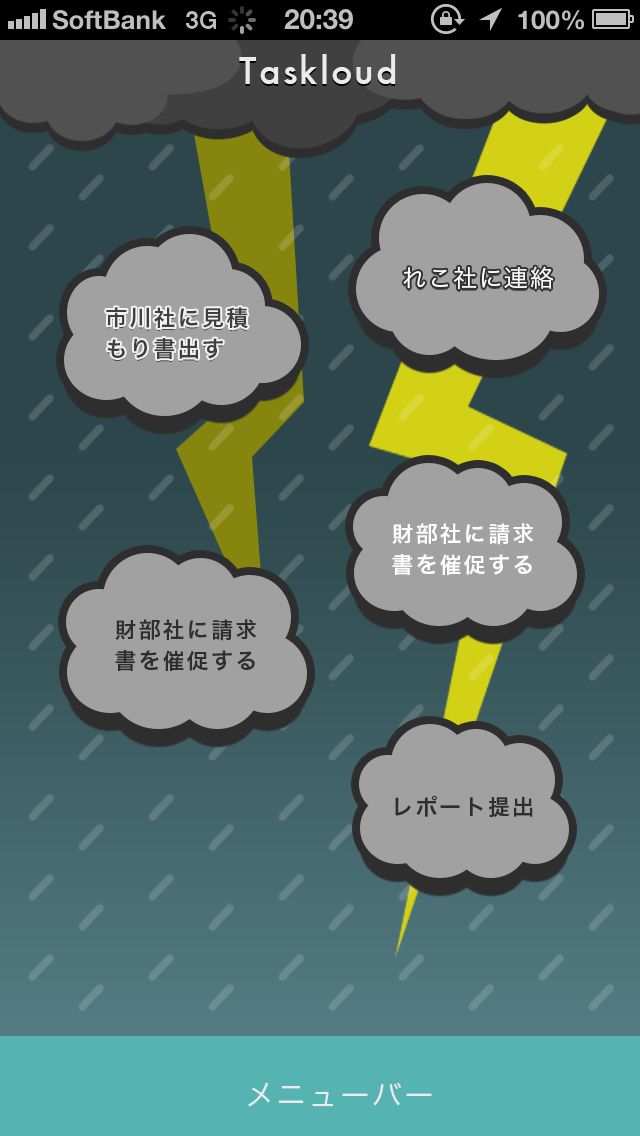
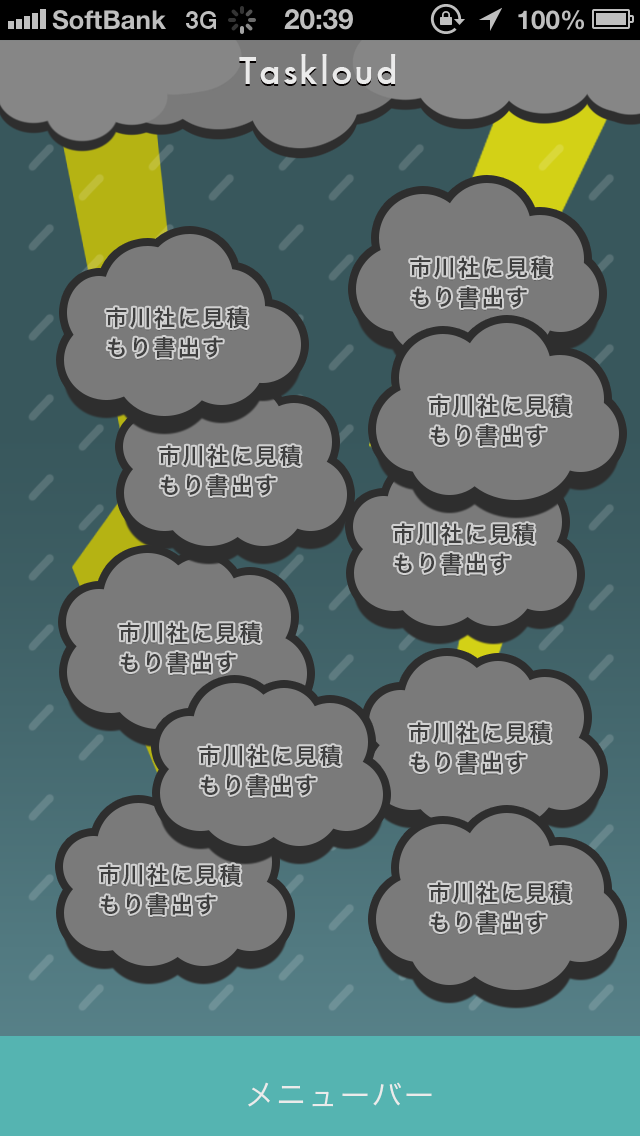
Two versions of the same layered image (640 x 1136). Layer-by-layer changes:
moved "header" above "テキスト" over [0, 40, 640, 149]
moved "絵" (1st of 2, in "header") into group "header" over [0, 40, 640, 149]
added group "雲1" (1st of 3) with 8 layers above "雲1" over [376, 813, 619, 990]
added layer "楕円形 1" (2nd of 77, in "雲1") in group "雲1" over [459, 902, 573, 990]
added group "雲1" (2nd of 3) with 8 layers above "雲1" over [376, 323, 619, 500]
added group "雲3" (1st of 4) with 9 layers above "雲3" over [123, 383, 347, 546]
added group "雲3" (2nd of 4) with 9 layers above "雲3" over [159, 683, 383, 846]
painted on "楕円形 1" (62nd of 77, in "雲5") over [501, 734, 600, 864]
painted on "楕円形 1" (63rd of 77, in "雲5") over [452, 739, 557, 878]
painted on "楕円形 1" (64th of 77, in "雲5") over [397, 739, 505, 878]
painted on "楕円形 1" (65th of 77, in "雲5") over [414, 697, 549, 840]
painted on "楕円形 1" (66th of 77, in "雲5") over [360, 731, 454, 864]
painted on "楕円形 1" (67th of 77, in "雲5") over [484, 677, 584, 817]
painted on "楕円形 1" (68th of 77, in "雲5") over [443, 661, 534, 795]
painted on "楕円形 1" (69th of 77, in "雲5") over [391, 656, 490, 802]
added group "雲3" (4th of 4) with 9 layers above "大雨" over [63, 803, 287, 966]
added group "sky" with 4 layers above "bg" over [0, 40, 640, 1036]
moved "雷" into group "sky" over [61, 67, 632, 958]
painted on "left" over [61, 100, 304, 827]
moved "大雨の空" into group "sky", painted on it over [0, 40, 640, 1036]
added group "bg" with 2 layers above "雨雲" over [0, 40, 640, 1036]
moved "長方形 1" into group "bg" over [0, 40, 640, 1036]
moved "iphone5 SS" into group "bg" over [0, 40, 640, 1036]
removed group "雨雲" (2nd of 2) (1 layers) over [0, 40, 640, 149]
…and 55 more changes (48 added, 6 painted, 1 removed, 3 renamed, 1 stack)
